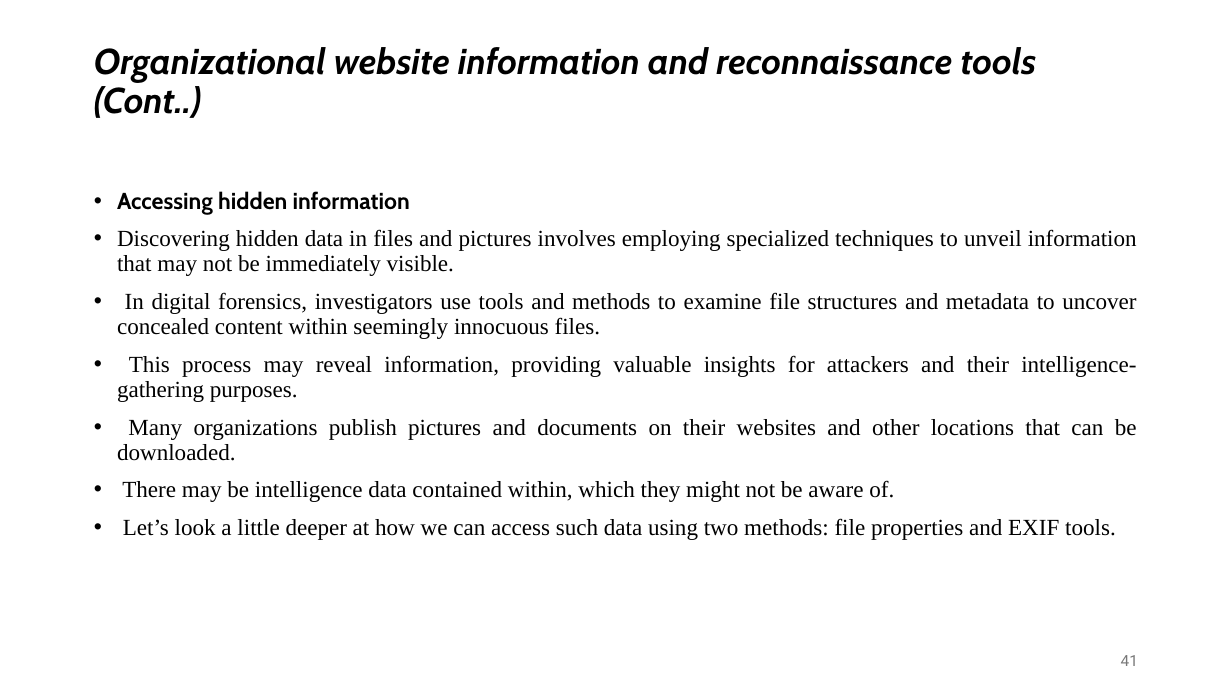
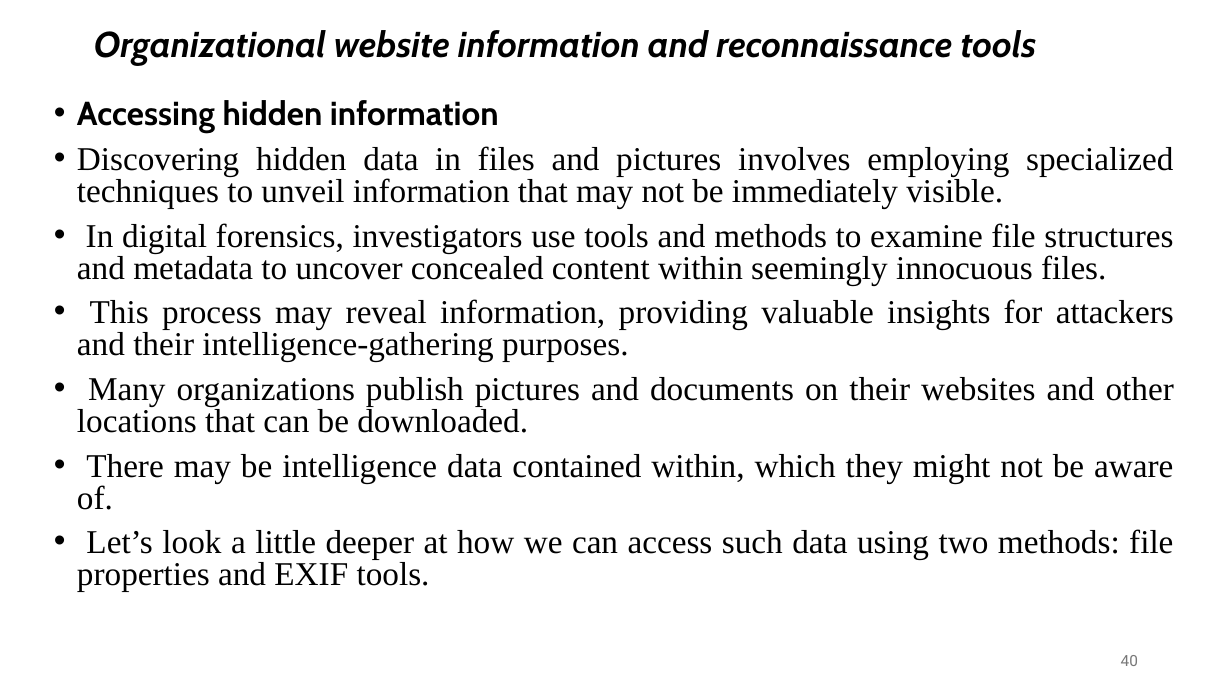
Before and after one commit to shakiliitju/M.Sc-in-ICT, a slide deck: slide 40 of Semester 2/Applied Cyber Security/Lecture/L3.pptx (slide 41 before the commit). Drawn at 1232x693 pixels with LibreOffice and Linux fonts; fonts in the diff are those of the drawing. Boxes give left, top, right and bottom in pixels: in the first picture for what was removed or moved away, otherwise in the second. Text is boxed around its words. In the diff, an @@ line names an element or a change of style, - is before the commit and + after.

```diff
--- a/Semester 2/Applied Cyber Security/Lecture/L3.pptx
+++ b/Semester 2/Applied Cyber Security/Lecture/L3.pptx
@@ title at [94, 30, 1036, 65]: text changed @@
-Organizational website information and reconnaissance tools (Cont..)
+Organizational website information and reconnaissance tools
@@ text "Accessing hidden information": place and size @@
-text "Accessing hidden information" at [117, 191, 1137, 540]
+text "Accessing hidden information" at [77, 100, 1174, 592]
@@ text "Accessing hidden information" at [77, 100, 1174, 592]: size 18 to 25.9 pt; alignment left to justified; line spacing 0.9 to 0.8 @@
@@ page number at [1121, 655, 1138, 666]: text changed @@
-41
+40
```
Also in this commit, not shown: 41 other slides changed, 2 slides removed.
